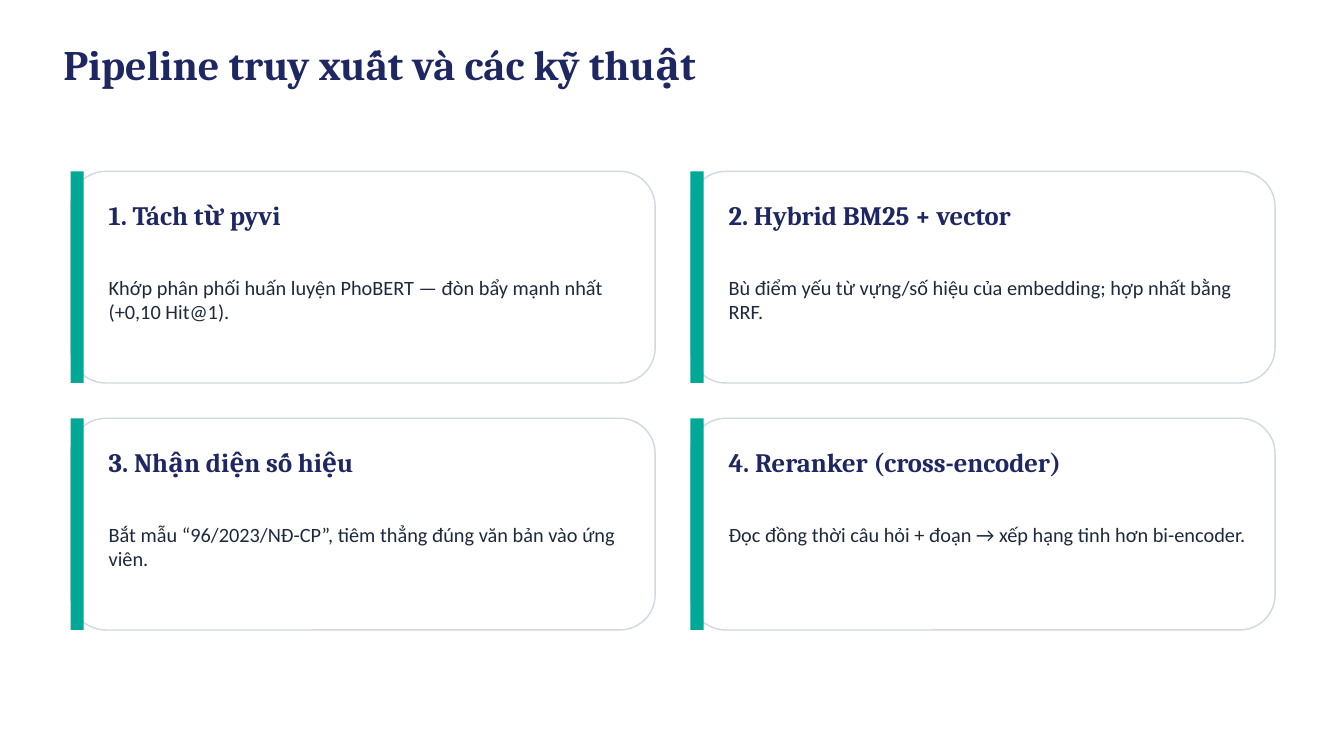
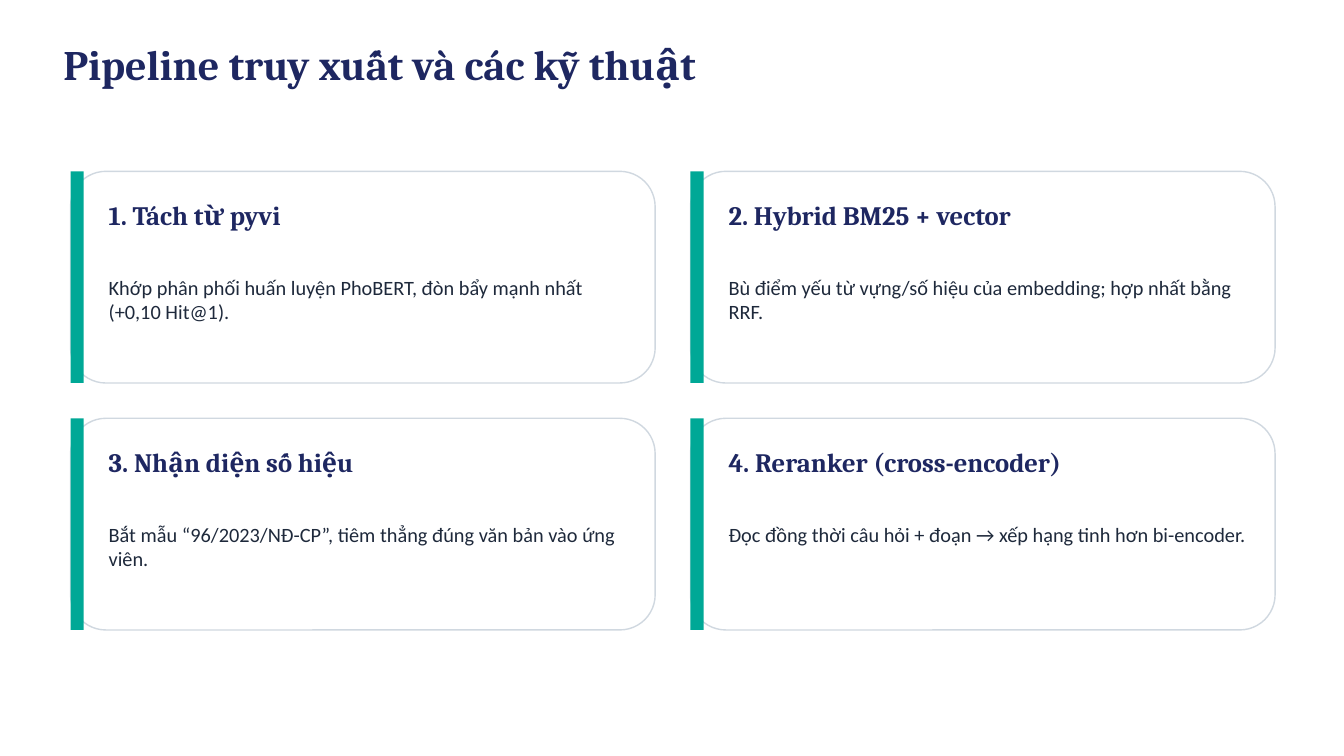
Before and after one commit to scorpion226/RAG-DATN, a slide deck: slide 6 of report/Slide_BaoVe_RAG_DATN.pptx. Drawn at 1344x756 pixels with LibreOffice and Linux fonts; fonts in the diff are those of the drawing. Boxes give left, top, right and bottom in pixels: in the first picture for what was removed or moved away, otherwise in the second. Text is boxed around its words. In the diff, an @@ line names an element or a change of style, - is before the commit and + after.

```diff
--- a/report/Slide_BaoVe_RAG_DATN.pptx
+++ b/report/Slide_BaoVe_RAG_DATN.pptx
@@ text at box(109, 279, 583, 322): text changed @@
-Khớp phân phối huấn luyện PhoBERT — đòn bẩy mạnh nhất (+0,10 Hit@1).
+Khớp phân phối huấn luyện PhoBERT, đòn bẩy mạnh nhất (+0,10 Hit@1).
```
Also in this commit, not shown: 4 other slides changed, 4 other files.
